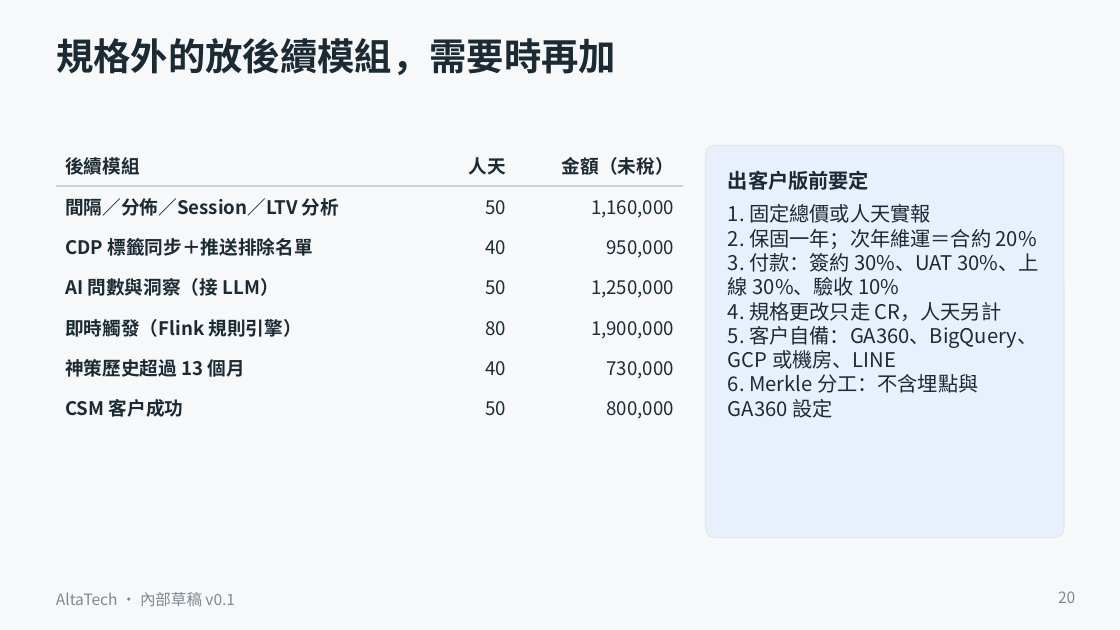
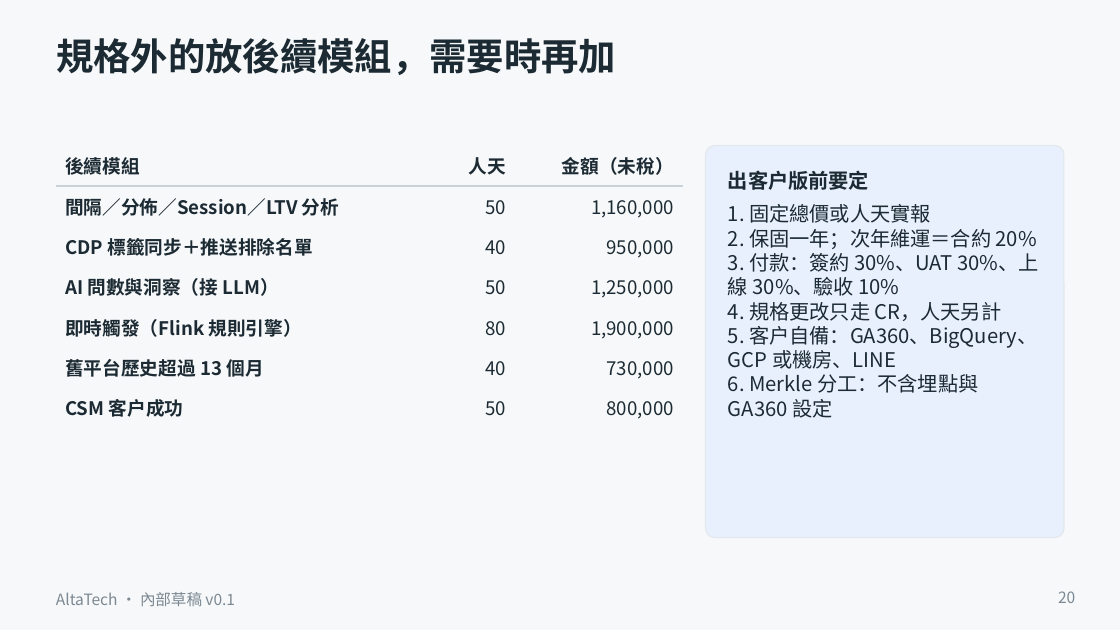
Before and after one commit to ALTA-TECH2025/altatech-dmp, a slide deck: slide 20 of docs/decks/sinopac-dmp-proposal-v0.1.pptx. Drawn at 1120x630 pixels with LibreOffice and Linux fonts; fonts in the diff are those of the drawing. Boxes give left, top, right and bottom in pixels: in the first picture for what was removed or moved away, otherwise in the second. Text is boxed around its words. In the diff, an @@ line names an element or a change of style, - is before the commit and + after.

Commit message:
文件：全部文件改用中性用語（舊平台、V 平台），六份文件改名
docs/01、05、22、28、29、37 檔名與內文、其餘文件、README／AGENTS／CLAUDE、架構圖 SVG 與提案簡報建置腳本：
客戶既有行為分析平台一律稱「舊平台」，比較對象稱「V 平台」（V-CDP／V-埋點分析／V-AB 測試），原廠文件連結改為「舊平台原廠文件」；
提案簡報 pptx 重新建置。

```diff
--- a/docs/decks/sinopac-dmp-proposal-v0.1.pptx
+++ b/docs/decks/sinopac-dmp-proposal-v0.1.pptx
@@ table at (56,146,683,423) @@
-row 6, column 1: 神策歷史超過 13 個月
+row 6, column 1: 舊平台歷史超過 13 個月
```
Also in this commit, not shown: 11 other slides changed, 40 other files.
